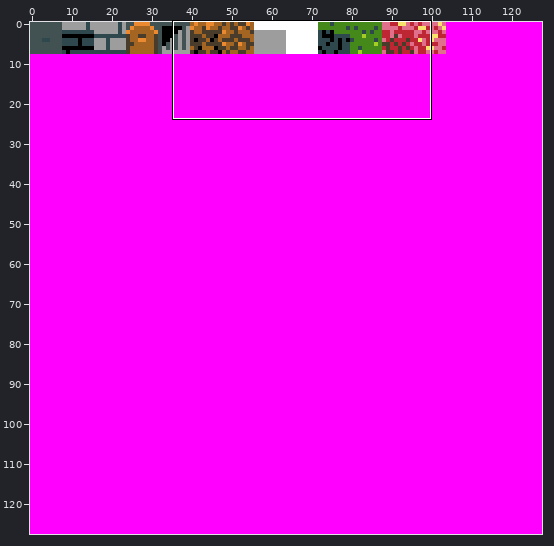
Sprite sheet, stored at cmd/teratogen/media/tiles.png. Above: a wide view before the commit, with the close-up outlined.
Close-up. Before the edit:
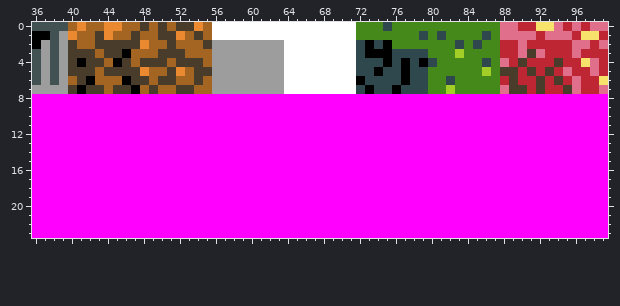
The file is 128x128 pixels. Shown: x 36..99, y 0..23.
The same view after the edit:
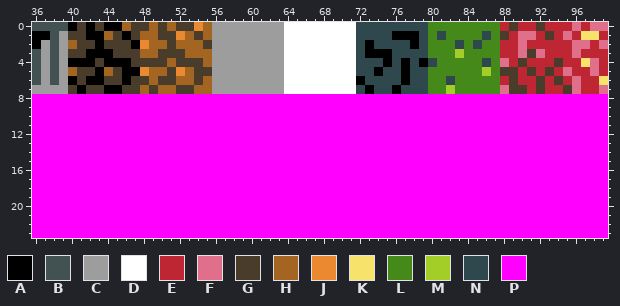
Palette (. is transparent): A #000000  B #425252  C #9d9d9d  D #ffffff  E #be2633  F #e06f8b  G #493c2b  H #a46422  J #eb8931  K #f7e26b  L #44891a  M #a3ce27  N #2f484e  P #ff00ff
Commit: Simpler wall tiles to draw less attention to hex map jagginess.
From old to new:
Colour G becomes colour A in row 1 at x 43; in row 2 at x 43 and 47; in row 3 at x 42 and 44; in row 4 at x 40, 42 and 46; in row 5 at x 46 to 47; in row 7 at x 45.
Colour H becomes colour A in row 0 at x 40 and 42; in row 1 at x 42 and 46; in row 3 at x 43; in row 4 at x 44; in row 5 at x 43; in row 6 at x 40 and 43.
Colour H becomes colour A in row 7 at x 44.
Colour J becomes colour A in row 0 at x 44 to 45.
Colour L becomes colour A in row 1 at x 76 to 78; in row 2 at x 78.
Colour D becomes colour C in rows 0 to 1 at x 56 to 63.
Colour F becomes colour E in row 0 at x 88 and 94; in row 1 at x 89 and 94.
Colour K becomes colour E in row 0 at x 93.
Colour A becomes colour G in row 3 at x 46; in row 7 at x 47.
Colour F becomes colour G in row 0 at x 89; in row 1 at x 88 and 93.
Colour H becomes colour G in row 0 at x 43 and 47; in row 1 at x 41 and 45; in row 2 at x 41 to 42; in rows 3 to 4 at x 47; in row 6 at x 44 to 45.
Colour J becomes colour G in row 0 at x 41; in row 1 at x 40.
Colour K becomes colour G in row 0 at x 92.
Colour G becomes colour H in row 2 at x 40; in row 5 at x 40 and 44.
Colour J becomes colour H in row 1 at x 44.
Colour A becomes colour N in row 2 at x 75.
Colour L becomes colour N in row 0 at x 72 to 74 and 76 to 79; in row 1 at x 72 to 75; in row 2 at x 76 to 77 and 79.
Pixel boxes of the changes (left, top, right, bottom) in both close-ups:
changed: (68, 22, 140, 94)
changed: (212, 22, 284, 40)
changed: (356, 22, 428, 49)
changed: (500, 22, 563, 40)
